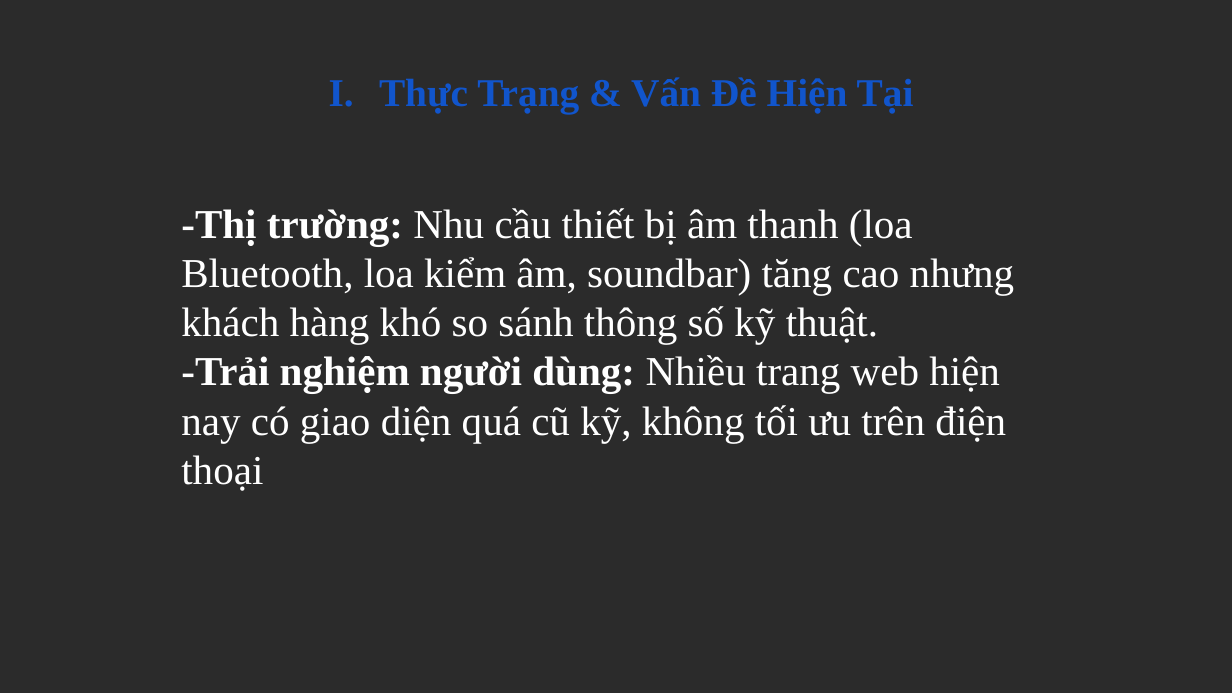
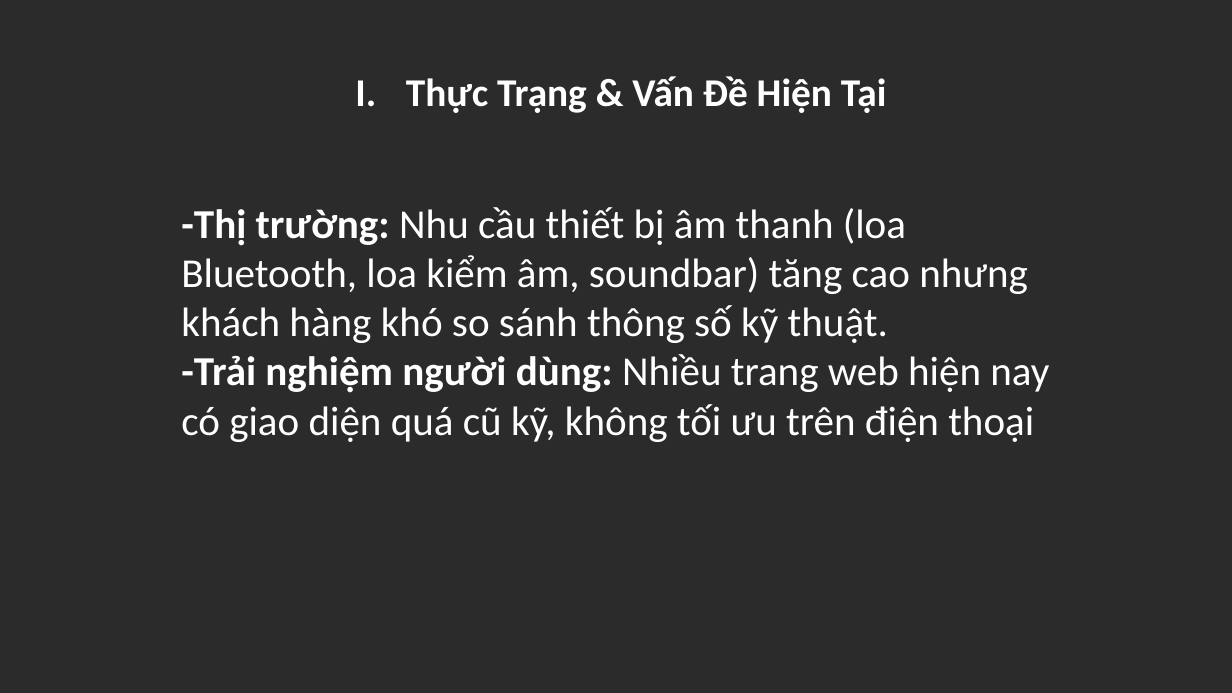
Before and after one commit to Hao-1337/HTWeb-2526HK2-BaiTapLon-Nhom5, a slide deck: slide 3 of Nhom_5_WEB.pptx. Drawn at 1232x693 pixels with LibreOffice and Linux fonts; fonts in the diff are those of the drawing; background and template pictures are left out; a plain dark background stands for a picture behind light text. Boxes give left, top, right and bottom in pixels: in the first picture for what was removed or moved away, otherwise in the second. Text is boxed around its words. In the diff, an @@ line names an element or a change of style, - is before the commit and + after.

```diff
--- a/Nhom_5_WEB.pptx
+++ b/Nhom_5_WEB.pptx
@@ text "Thực Trạng & Vấn Đề ..." at <box>406,76,887,113</box>: font Times New Roman to Calibri, text colour #1155CC to #FFFFFF; bullet colour #1155CC to #FFFFFF @@
@@ text "-Thị trường: Nhu cầu thiết ..." at <box>181,207,1049,442</box>: font Times New Roman to Calibri @@
```
Also in this commit, not shown: 6 other slides changed.
